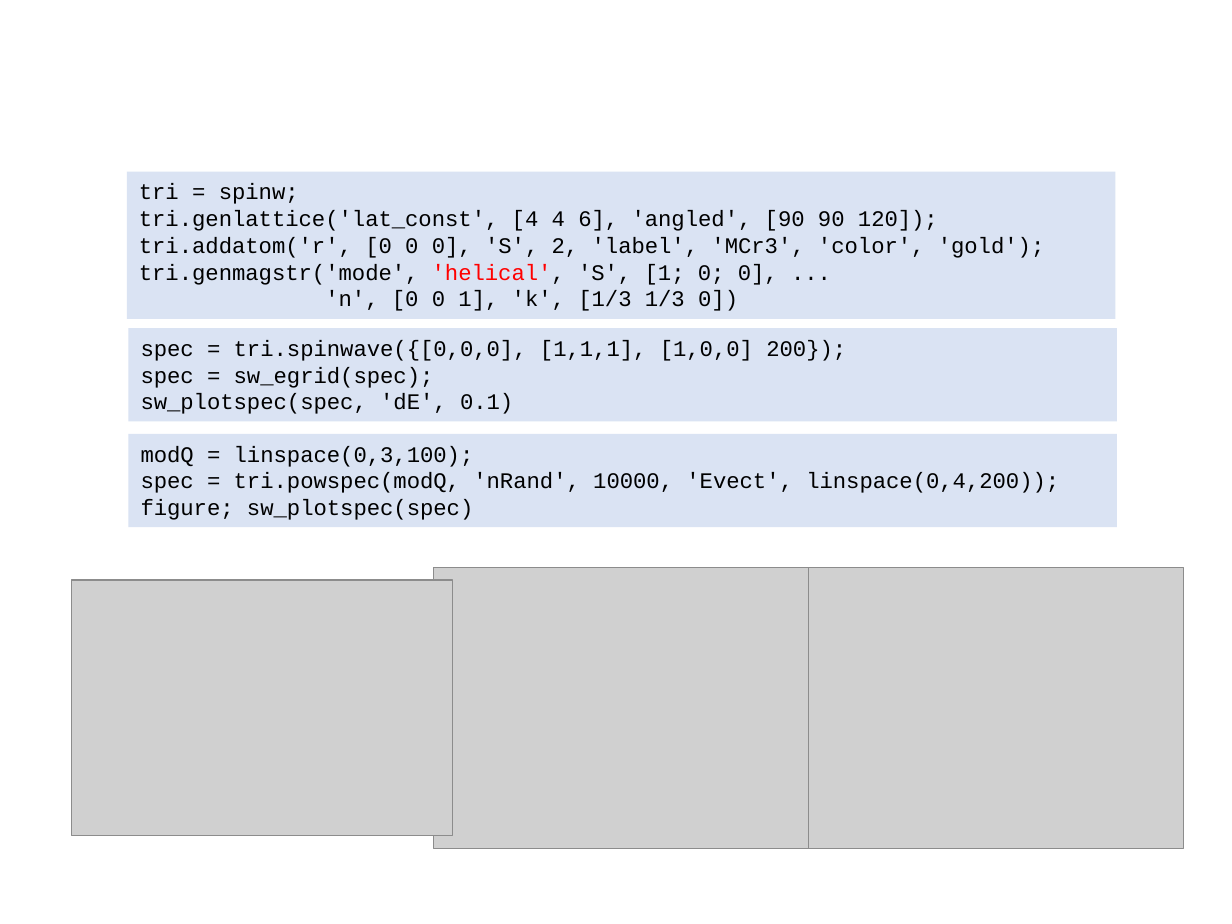
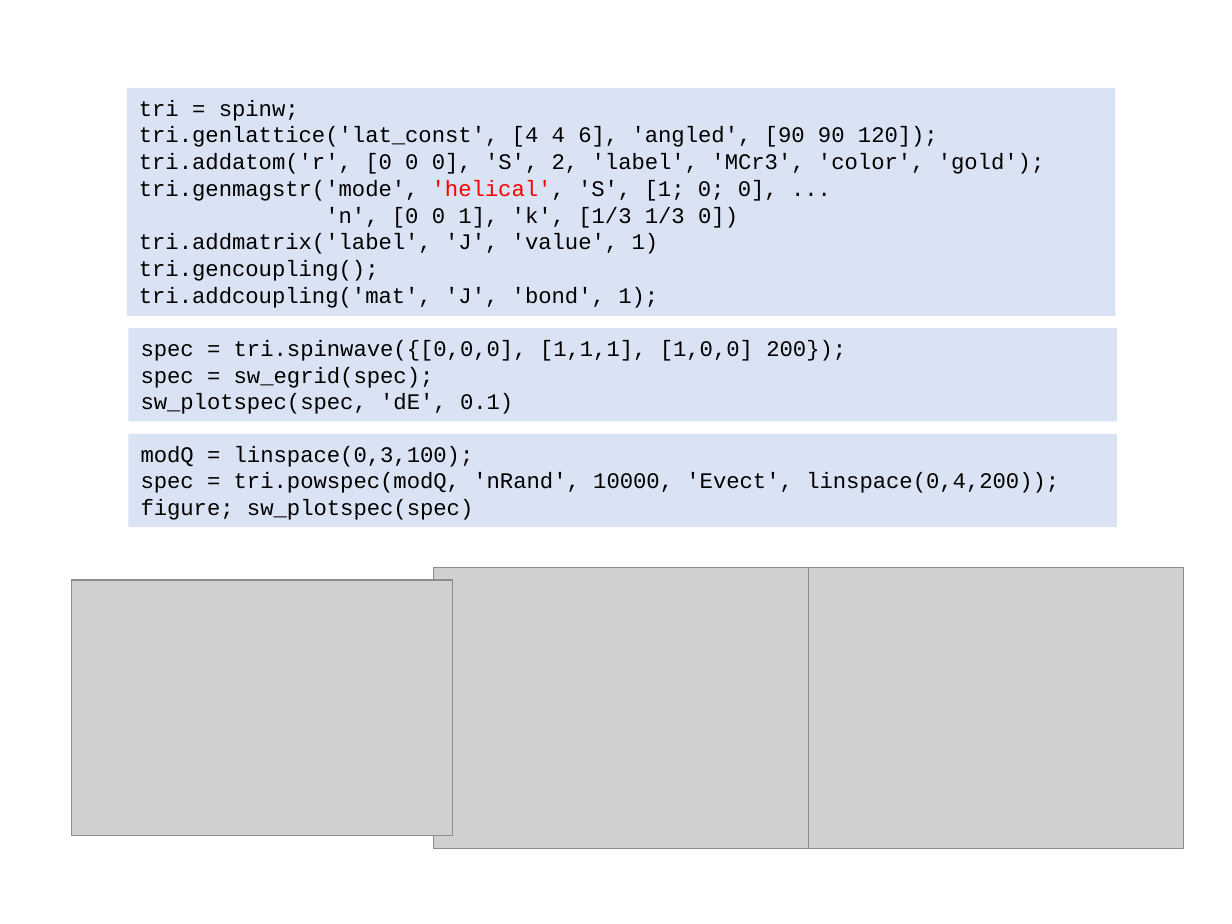
Before and after one commit to pace-neutrons/edatc, a slide deck: slide 3 of presentations/edatc21_slides_07_spinw2.pptx. Drawn at 1232x924 pixels with LibreOffice and Linux fonts; fonts in the diff are those of the drawing; grey boxes stand for pictures; background and template pictures are left out. Boxes give left, top, right and bottom in pixels: in the first picture for what was removed or moved away, otherwise in the second. Text is boxed around its words. In the diff, an @@ line names an element or a change of style, - is before the commit and + after.

```diff
--- a/presentations/edatc21_slides_07_spinw2.pptx
+++ b/presentations/edatc21_slides_07_spinw2.pptx
@@ rectangle "tri = spinw;": place and size @@
-rectangle "tri = spinw;" at box(127, 171, 1115, 318)
+rectangle "tri = spinw;" at box(127, 87, 1115, 315)
@@ text in rectangle at box(139, 233, 659, 308): paragraphs added @@
+tri.addmatrix('label', 'J', 'value', 1)
+tri.gencoupling();
+tri.addcoupling('mat', 'J', 'bond', 1);
```
Also in this commit, not shown: 1 other slide changed, 2 other files.
